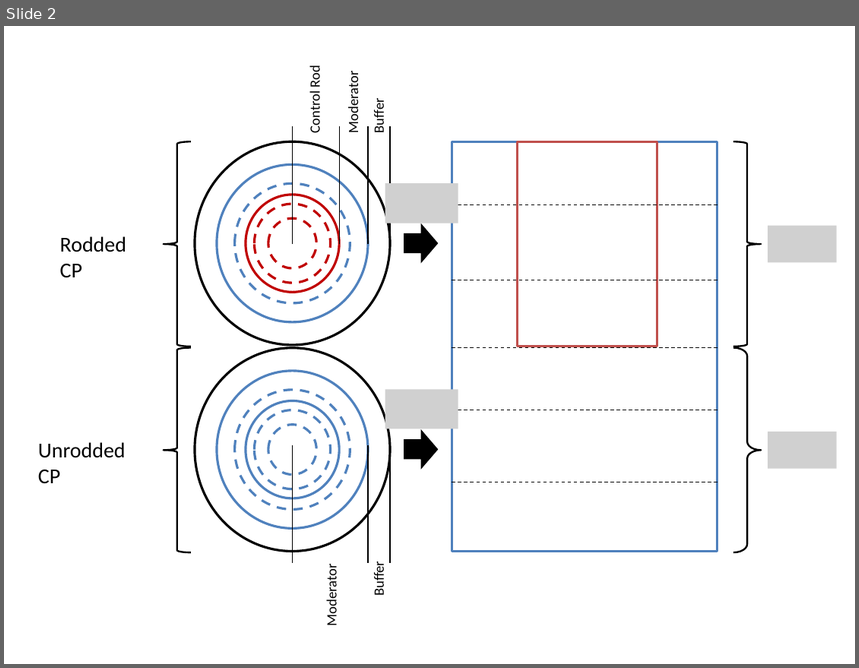
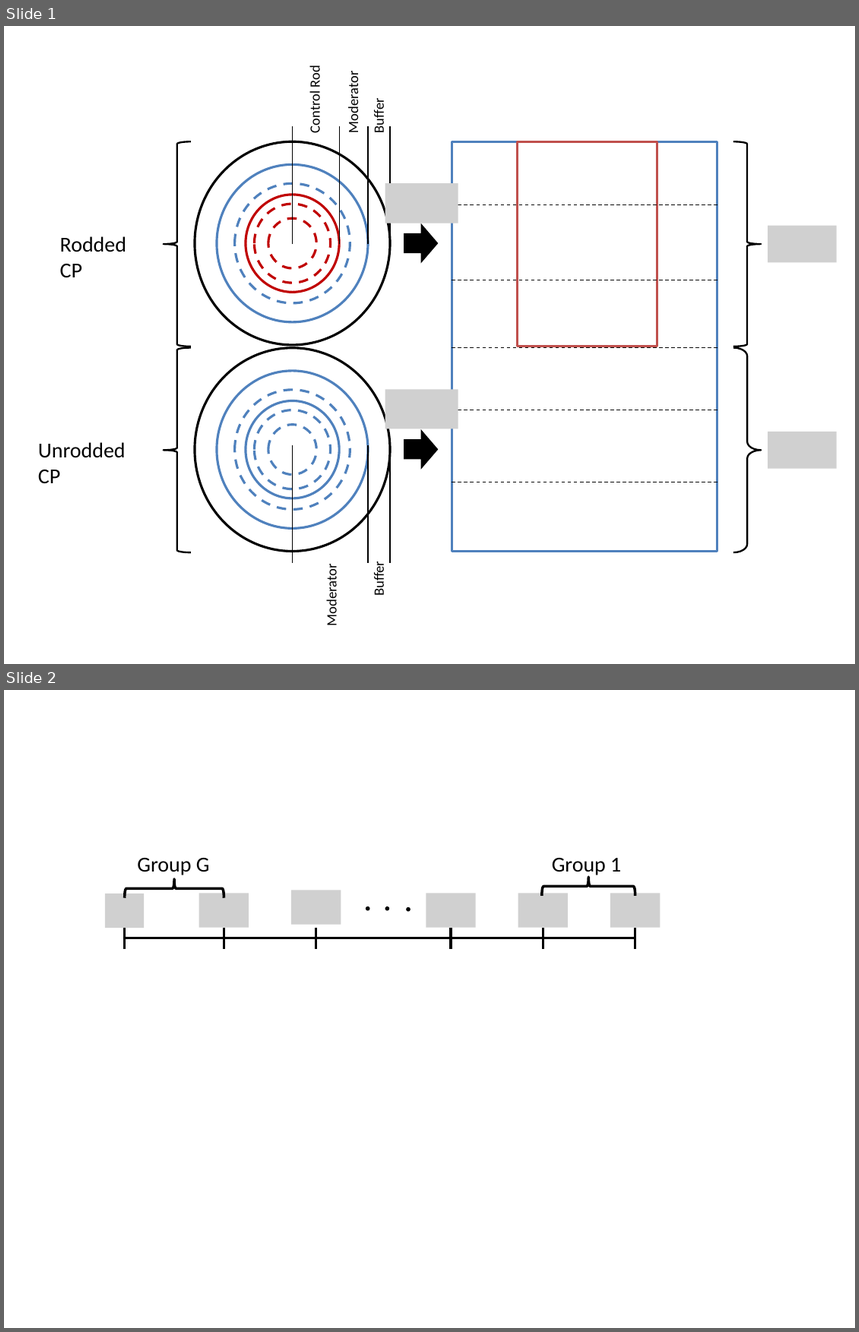
Before and after one commit to aarograh/dissertation, a slide deck: Miscellaneous/Presentation1.pptx. Shown one above the other, each under a label of ours: slide 2 before the commit, slides 1 and 2 after it. The pictures are 859x668 and 859x1332 pixels, drawn with LibreOffice and Linux fonts; fonts in the diff are those of the drawing; grey boxes stand for pictures. Boxes give left, top, right and bottom in pixels: in the first picture for what was removed or moved away, otherwise in the second. Text is boxed around its words. In the diff, an @@ line names an element or a change of style, - is before the commit and + after.

```diff
--- a/Miscellaneous/Presentation1.pptx
+++ b/Miscellaneous/Presentation1.pptx
@@ slide 2 added at (x1=4, y1=690, x2=855, y2=1328), background #FFFFFF @@
@@ group added at (x1=105, y1=858, x2=659, y2=948): 7 lines, 6 pictures, 3 ellipses, 2 left braces, 2 texts @@
+Group G
+Group 1
@@ what was slide 2 is now slide 1 @@
```
Also in this commit, not shown: 1 slide removed, 1 other file.
